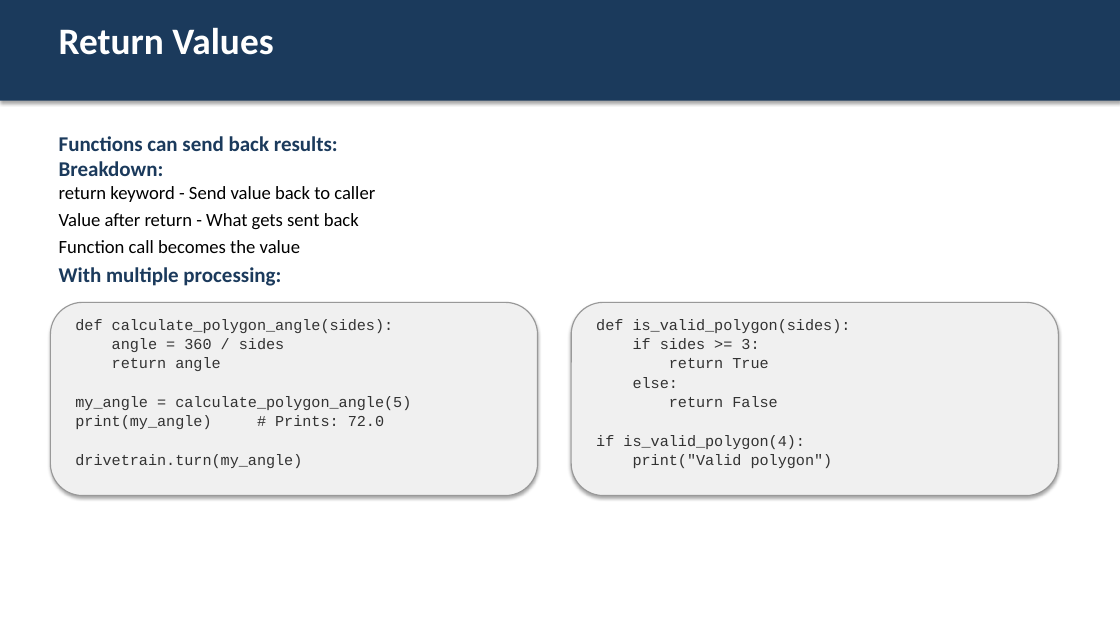
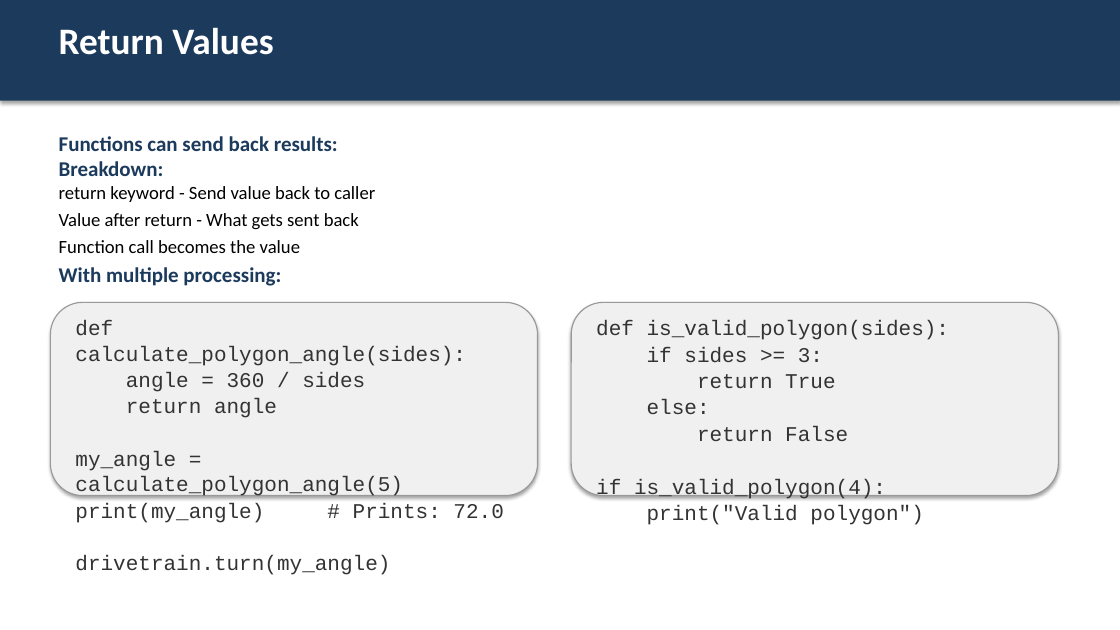
Before and after one commit to bradamiller/IntoToPython, a slide deck: slide 7 of module-01-driving/slides/10-python-functions.pptx. Drawn at 1120x630 pixels with LibreOffice and Linux fonts; fonts in the diff are those of the drawing. Boxes give left, top, right and bottom in pixels: in the first picture for what was removed or moved away, otherwise in the second. Text is boxed around its words. In the diff, an @@ line names an element or a change of style, - is before the commit and + after.

```diff
--- a/module-01-driving/slides/10-python-functions.pptx
+++ b/module-01-driving/slides/10-python-functions.pptx
@@ text "def calculate_polygon_angle(sides):" at (x1=75, y1=320, x2=503, y2=575): size 13 to 18 pt @@
@@ text "def is_valid_polygon(sides):" at (x1=596, y1=320, x2=949, y2=525): size 13 to 18 pt @@
```
Also in this commit, not shown: 10 other slides changed, 9 other files.
